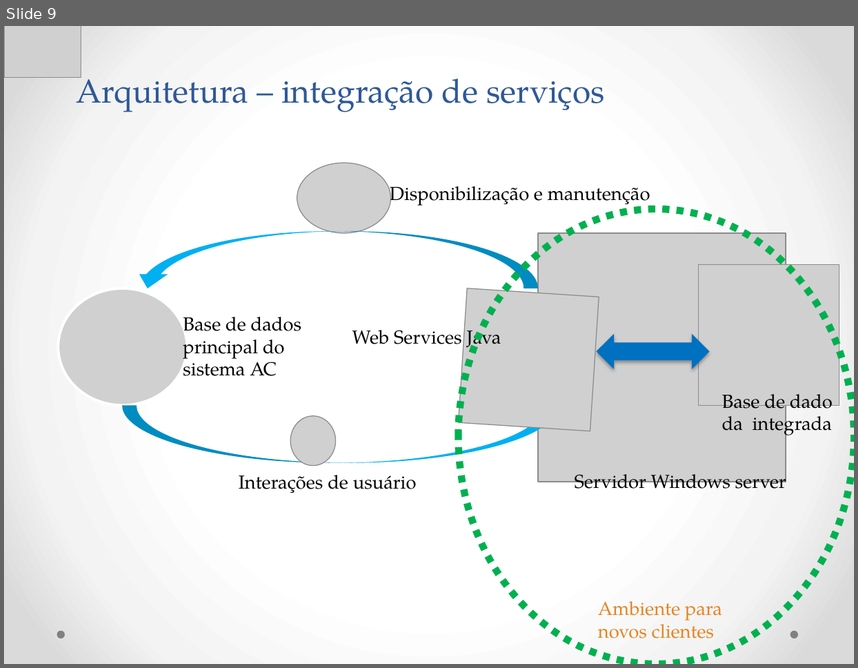
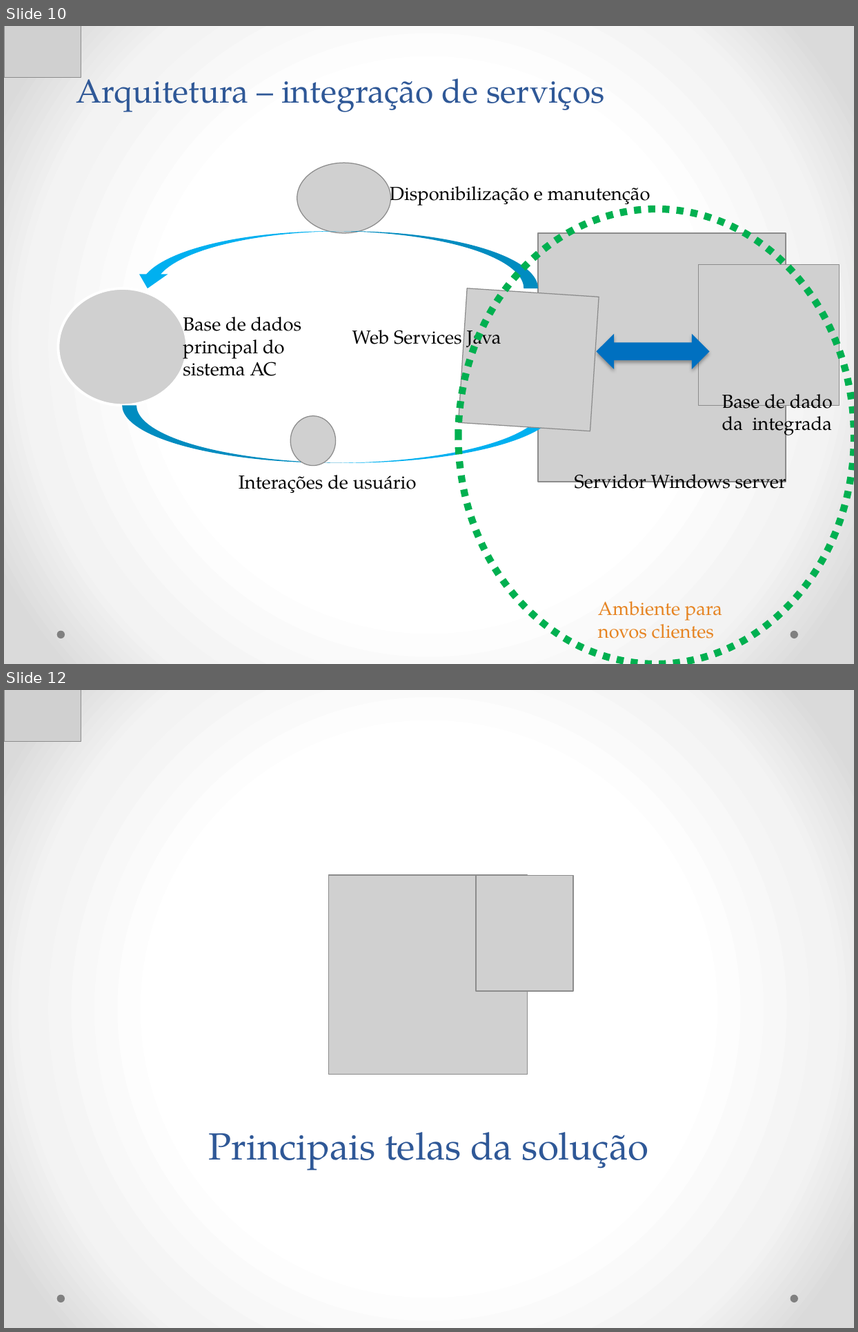
Before and after one commit to Neimarmg/TCC, a slide deck: Documentação final do projeto/Ppt-Final.pptx. Shown one above the other, each under a label of ours: slide 9 before the commit, slides 10 and 12 after it; the slides between them are not shown. The pictures are 858x668 and 858x1332 pixels, drawn with LibreOffice and Linux fonts; fonts in the diff are those of the drawing; grey boxes stand for pictures. Boxes give left, top, right and bottom in pixels: in the first picture for what was removed or moved away, otherwise in the second. Text is boxed around its words. In the diff, an @@ line names an element or a change of style, - is before the commit and + after.

```diff
--- a/Documentação final do projeto/Ppt-Final.pptx
+++ b/Documentação final do projeto/Ppt-Final.pptx
@@ slide 12 added at (4,690,854,1328), background gradient #FFFFFF to #F4F4F4 to #DADADA; not listed: 2 template elements that a slide beside it also shows @@
@@ picture added at (4,690,81,741) @@
@@ picture added at (329,876,528,1074) @@
@@ picture added at (476,876,573,991) @@
@@ title added at (209,1132,649,1170), 32 pt, text #2F5897 @@
+Principais telas da solução
@@ what was slide 9 is now slide 10 @@
```
Also in this commit, not shown: 4 slides changed, 1 other slide added, 1 slide removed.
